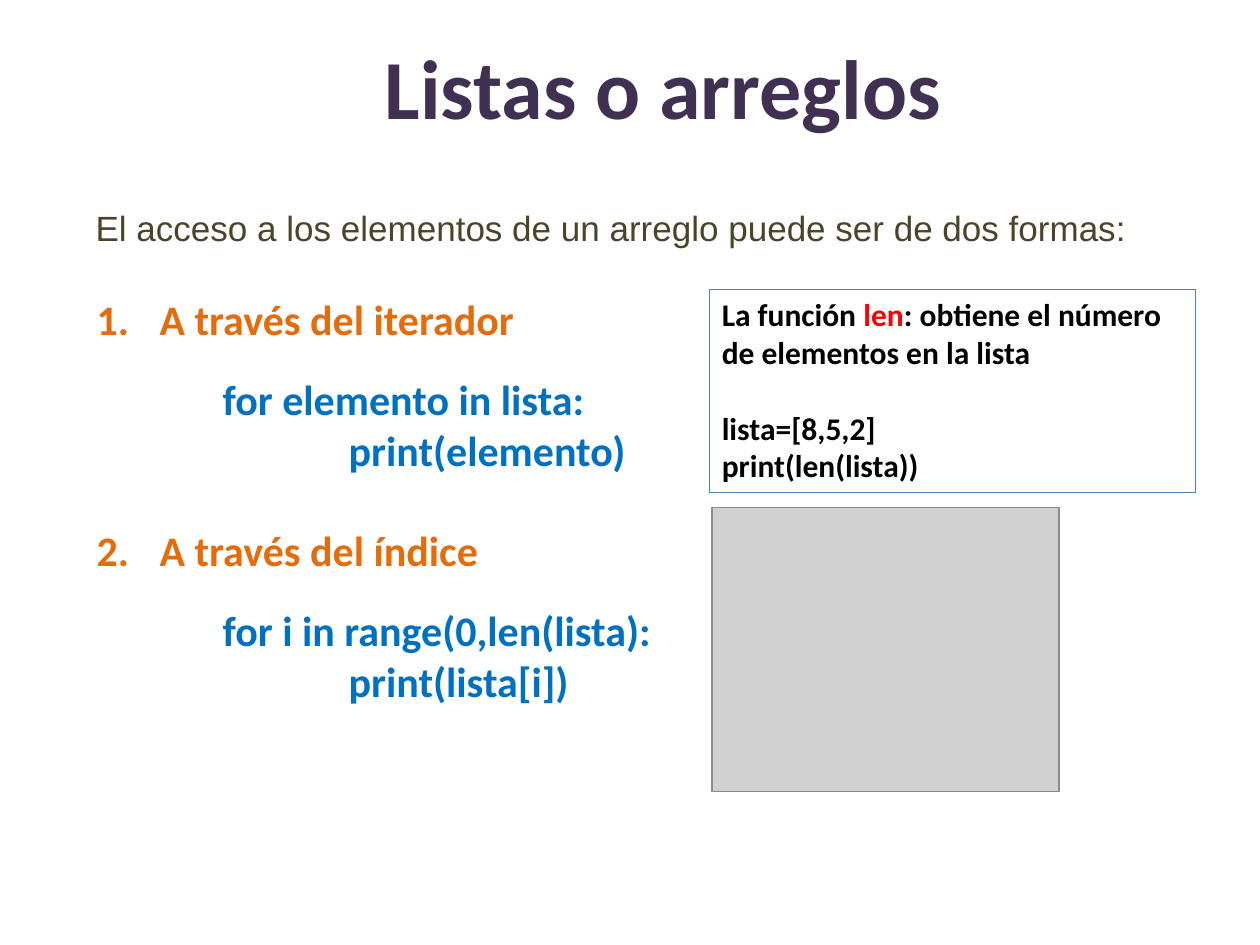
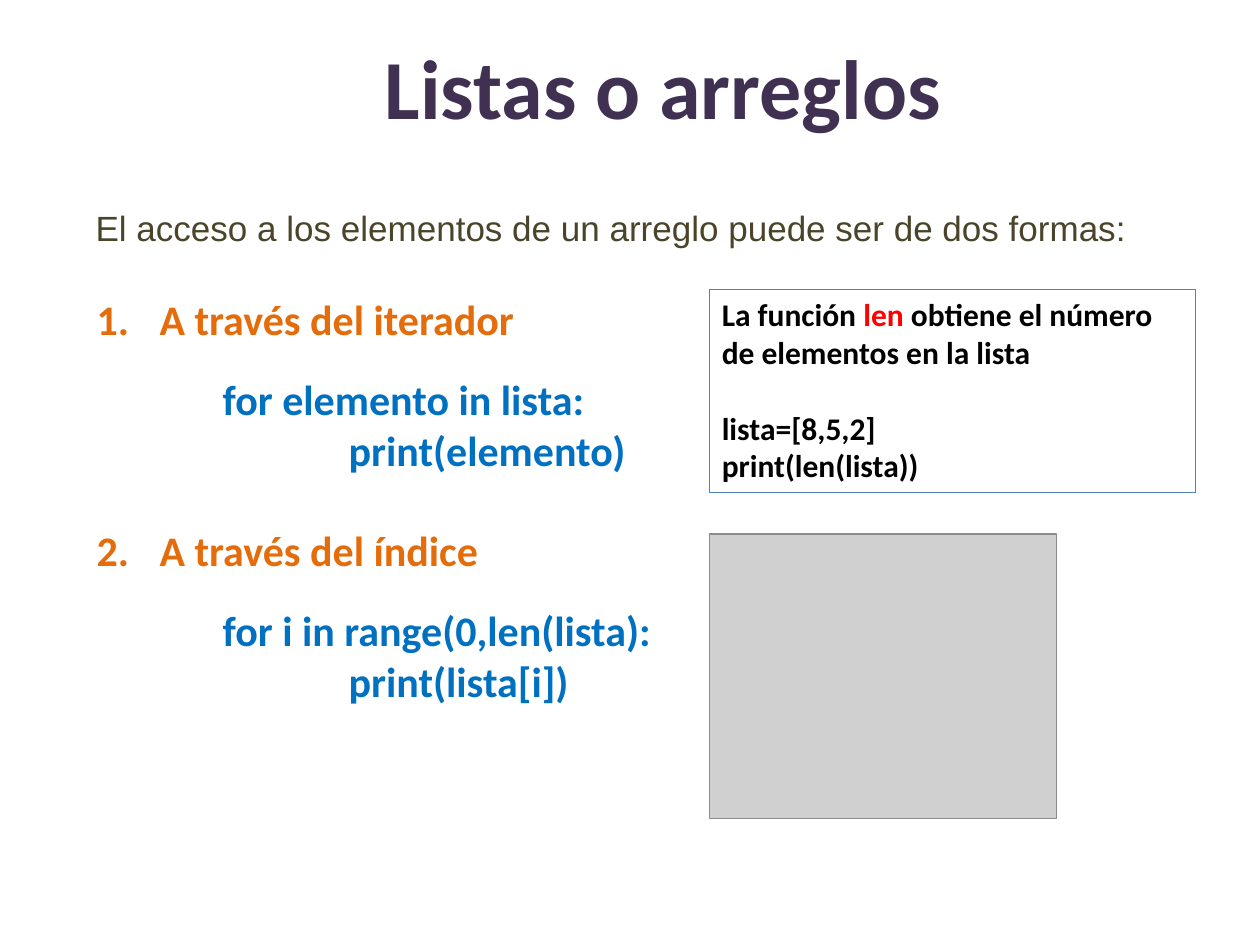
Before and after one commit to lizetheP/PensamientoC, a slide deck: slide 30 of calendario/documentos/7_Listas_Arreglos.pptx. Drawn at 1260x945 pixels with LibreOffice and Linux fonts; fonts in the diff are those of the drawing; grey boxes stand for pictures. Boxes give left, top, right and bottom in pixels: in the first picture for what was removed or moved away, otherwise in the second. Text is boxed around its words. In the diff, an @@ line names an element or a change of style, - is before the commit and + after.

```diff
--- a/calendario/documentos/7_Listas_Arreglos.pptx
+++ b/calendario/documentos/7_Listas_Arreglos.pptx
@@ text in rectangle at bbox=[722, 304, 1152, 365]: text changed @@
-La función len: obtiene el número de elementos en la lista
+La función len obtiene el número de elementos en la lista
@@ picture: place and size @@
-picture at bbox=[712, 508, 1060, 793]
+picture at bbox=[709, 534, 1057, 819]
```
Also in this commit, not shown: 1 other slide changed, 1 slide added, 6 other files.
